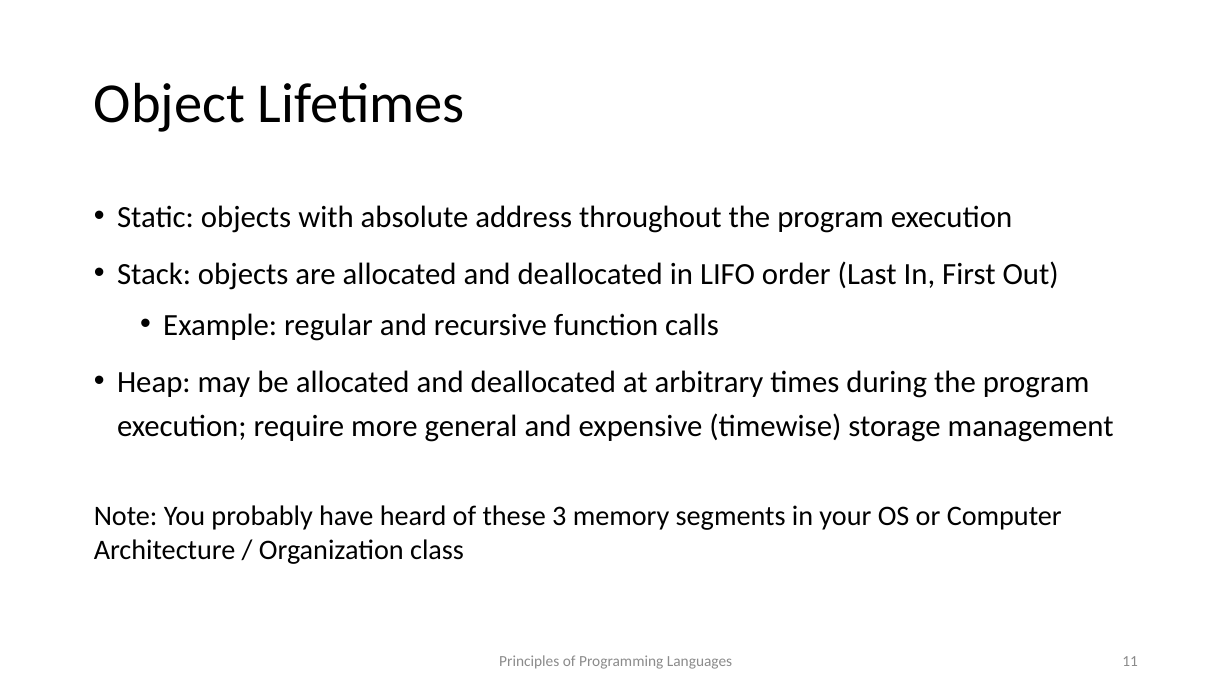
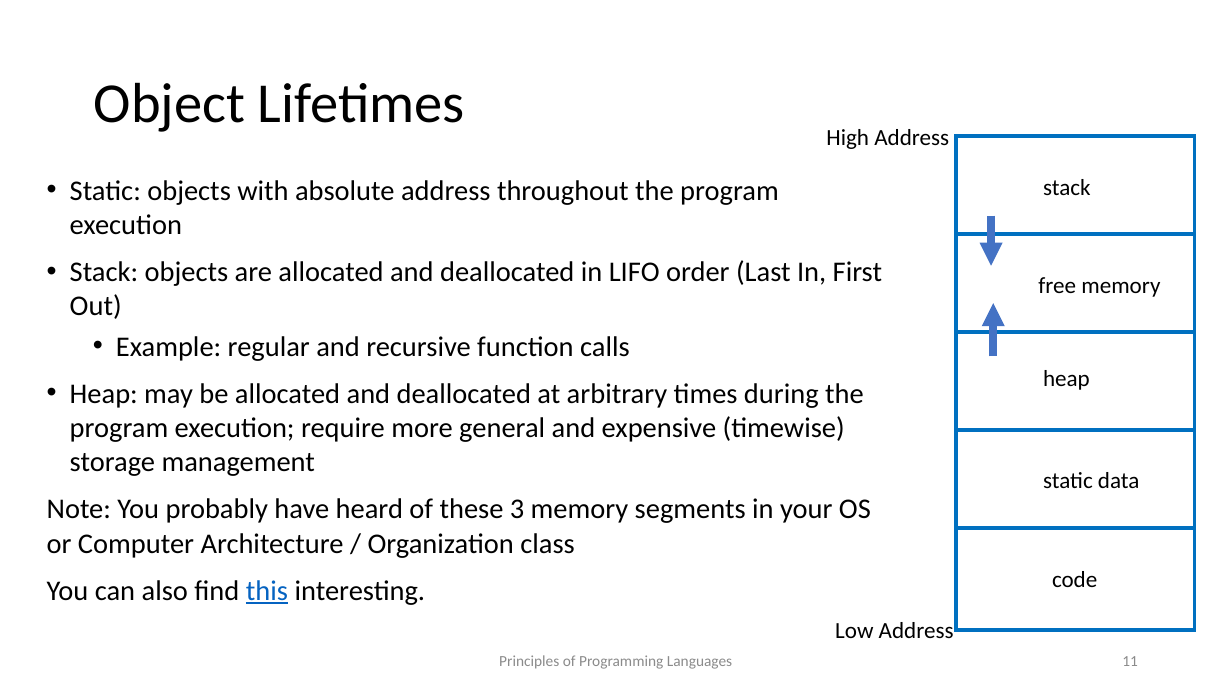
Before and after one commit to kongm/pl-design, a slide deck: slide 11 of C5-Environment.pptx. Drawn at 1232x693 pixels with LibreOffice and Linux fonts; fonts in the diff are those of the drawing. Boxes give left, top, right and bottom in pixels: in the first picture for what was removed or moved away, otherwise in the second. Text is boxed around its words. In the diff, an @@ line names an element or a change of style, - is before the commit and + after.

```diff
--- a/C5-Environment.pptx
+++ b/C5-Environment.pptx
@@ text added at bbox=[826, 129, 949, 149], 18 pt, text #000000 @@
+High Address
@@ rectangle added at bbox=[957, 137, 1195, 235], outline #0070C0 3 pt @@
@@ text "Static: objects with absolute address ...": place and size @@
-text "Static: objects with absolute address ..." at bbox=[117, 205, 1114, 442]
+text "Static: objects with absolute address ..." at bbox=[47, 180, 882, 605]
@@ text added at bbox=[1043, 179, 1091, 195], 18 pt, text #000000 @@
+stack
@@ text at bbox=[70, 180, 882, 476]: size 24 to 22.2 pt in "Static: objects with absolute address throughout the ...", "Stack: objects are allocated and deallocated in ...", "Example: regular and recursive function calls", "Heap: may be allocated and deallocated at ..."; line spacing 1.2 to 1 @@
@@ rectangle added at bbox=[957, 235, 1195, 333], outline #0070C0 3 pt @@
@@ arrow added from (992, 215) to (992, 266), #4472C4 6 pt @@
@@ text added at bbox=[1038, 277, 1160, 297], 18 pt, text #000000 @@
+free memory
@@ arrow added from (994, 357) to (994, 303), #4472C4 6 pt @@
@@ rectangle added at bbox=[957, 333, 1195, 431], outline #0070C0 3 pt @@
@@ text added at bbox=[1043, 370, 1090, 390], 18 pt, text #000000 @@
+heap
@@ rectangle added at bbox=[957, 430, 1195, 528], outline #0070C0 3 pt @@
@@ text added at bbox=[1043, 472, 1140, 488], 18 pt, text #000000 @@
+static data
@@ text at bbox=[47, 498, 871, 605]: paragraphs added @@
+Note: You probably have heard of these 3 memory segments in your OS or Computer Architecture / Organization class
+You can also find this interesting.
@@ text removed at bbox=[94, 505, 1062, 564] @@
-Note: You probably have heard of these 3 memory segments in your OS or Computer Architecture / Organization class
@@ rectangle added at bbox=[957, 528, 1195, 629], outline #0070C0 3 pt @@
@@ text added at bbox=[1052, 571, 1097, 587], 18 pt, text #000000 @@
+code
@@ text added at bbox=[835, 622, 954, 638], 18 pt, text #000000 @@
+Low Address
```
Also in this commit, not shown: 23 other slides changed, 4 slides added, 2 slides removed, 1 other file.
